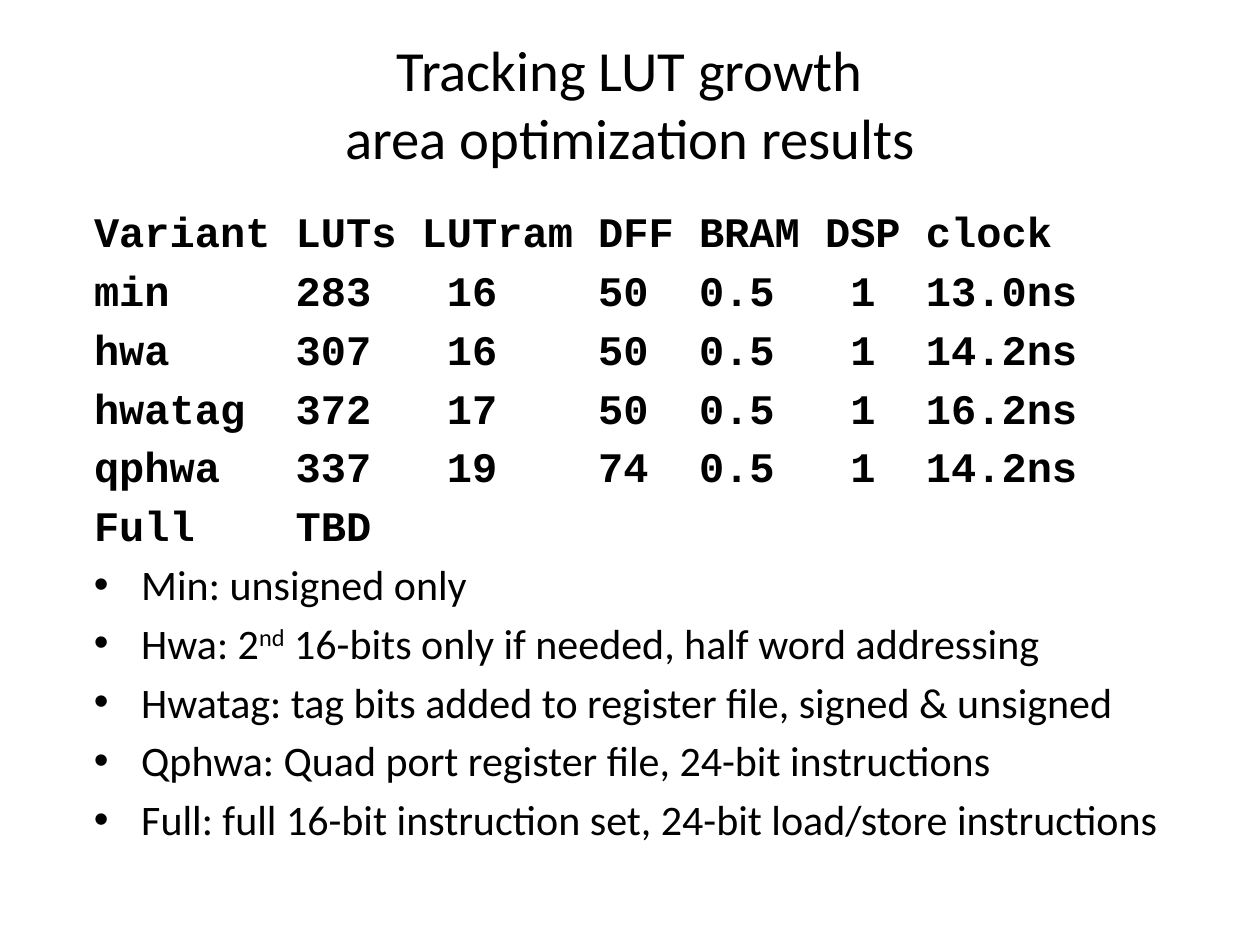
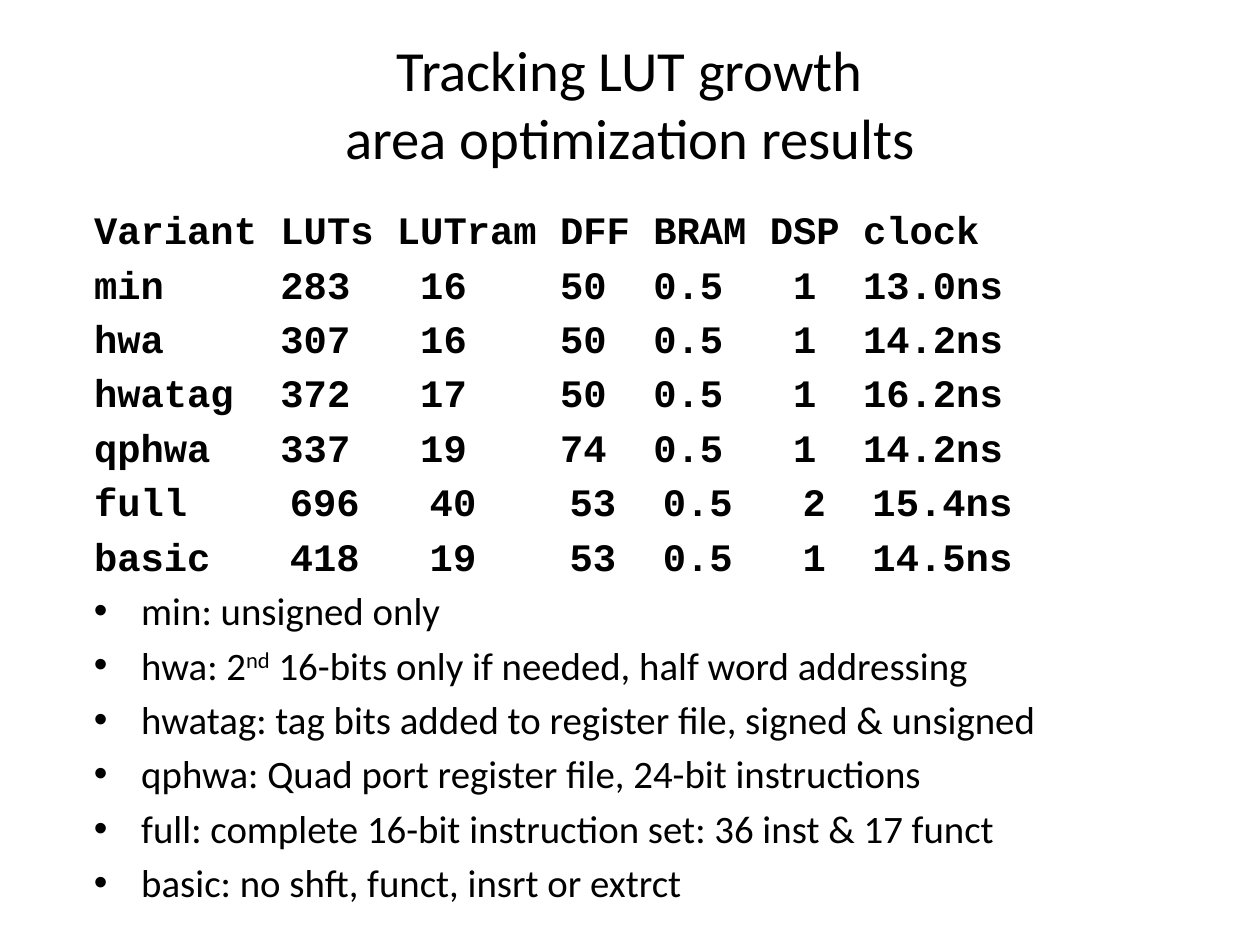
Before and after one commit to jimbrake/TROC16_16, a slide deck: slide 20 of DIY_soft-core_uP.pptx (slide 19 before the commit). Drawn at 1260x945 pixels with LibreOffice and Linux fonts; fonts in the diff are those of the drawing. Boxes give left, top, right and bottom in pixels: in the first picture for what was removed or moved away, otherwise in the second. Text is boxed around its words. In the diff, an @@ line names an element or a change of style, - is before the commit and + after.

```diff
--- a/DIY_soft-core_uP.pptx
+++ b/DIY_soft-core_uP.pptx
@@ text at box(94, 216, 1003, 470): size 24 to 22.2 pt in "Variant LUTs LUTram DFF BRAM DSP clock", "min 283 16 50 0.5 1 13.0ns", "hwa 307 16 50 0.5 1 14.2ns", "hwatag 372 17 50 0.5 1 16.2ns" and 1 more places @@
@@ text at box(94, 488, 1035, 850): text changed; size 24 to 22.2 pt @@
-Full TBD
-• Min: unsigned only
-• Hwa: 2nd 16-bits only if needed, half word addressing
-• Hwatag: tag bits added to register file, signed & unsigned
-• Qphwa: Quad port register file, 24-bit instructions
-• Full: full 16-bit instruction set, 24-bit load/store instructions
+full 696 40 53 0.5 2 15.4ns
+basic 418 19 53 0.5 1 14.5ns
+• min: unsigned only
+• hwa: 2nd 16-bits only if needed, half word addressing
+• hwatag: tag bits added to register file, signed & unsigned
+• qphwa: Quad port register file, 24-bit instructions
+• full: complete 16-bit instruction set: 36 inst & 17 funct
+• basic: no shft, funct, insrt or extrct
```
Also in this commit, not shown: 12 other slides changed, 1 slide added.
